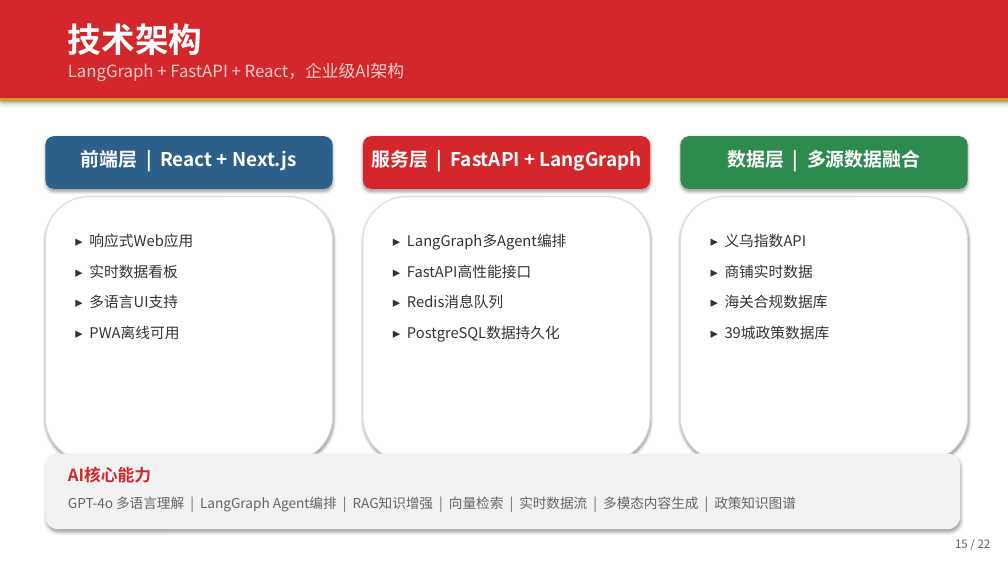
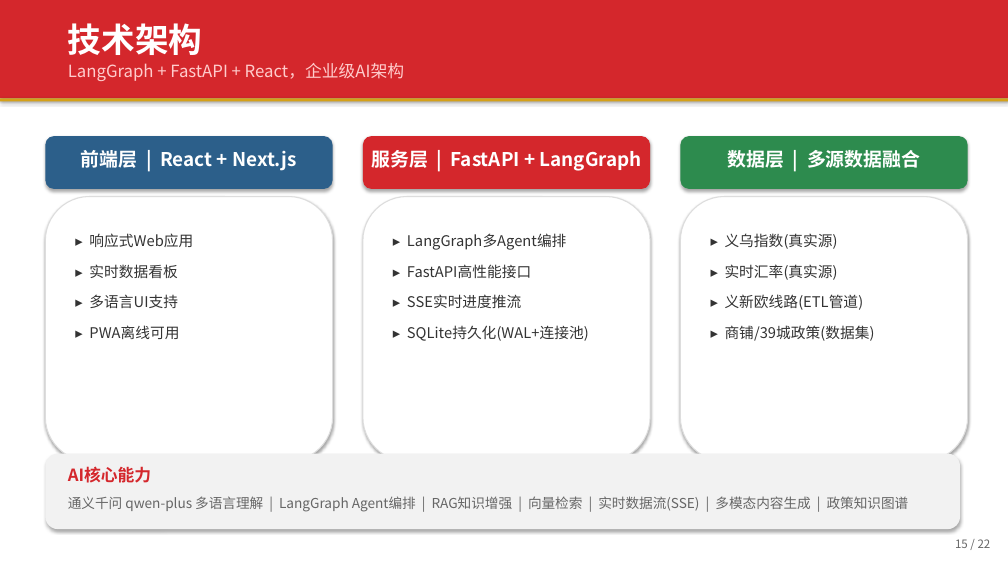
Before and after one commit to yigenfeng0707-netizen/yiwu-global-ai-agent, a slide deck: slide 15 of docs/路演PPT_V2.pptx. Drawn at 1008x567 pixels with LibreOffice and Linux fonts; fonts in the diff are those of the drawing. Boxes give left, top, right and bottom in pixels: in the first picture for what was removed or moved away, otherwise in the second. Text is boxed around its words. In the diff, an @@ line names an element or a change of style, - is before the commit and + after.

Commit message:
fix(P4): 路演PPT技术架构/财务口径对齐真实实现 + 演示视频合并为单片
PPT（generate_ppt.py → 路演PPT_V2.pptx，22页）：
- 技术架构页修正3处与真实实现不符的硬伤：GPT-4o→通义千问qwen-plus、
  PostgreSQL→SQLite(WAL+连接池)、删除不存在的Redis消息队列(改SSE实时推流)；
  数据层诚实化，区分真实源(义乌指数/汇率/义新欧ETL)与演示数据集
- 财务页副标题对齐SSOT：营收697.1万标为"预测/0→1验证中"、
  净利率分阶段60-72%、基准LTV/CAC≈24:1

演示视频：
- 新增 scripts/build_demo_video.py：3段1080p片段合并为单片
  OPC产品演示_合并版.mp4(46.4s, H.264+AAC, 保留原硬字幕/BGM)，
  加标题卡+结尾卡，结尾卡印线上demo链接(ms.show)
- 合并版为本地提交物（docs/videos/*.mp4 按项目约定 gitignore，直接上传赛方）

```diff
--- a/docs/路演PPT_V2.pptx
+++ b/docs/路演PPT_V2.pptx
@@ text at <box>725,233,875,341</box>: text changed @@
-▸ 义乌指数API
-▸ 商铺实时数据
-▸ 海关合规数据库
-▸ 39城政策数据库
+▸ 义乌指数(真实源)
+▸ 实时汇率(真实源)
+▸ 义新欧线路(ETL管道)
+▸ 商铺/39城政策(数据集)
@@ text at <box>452,325,588,341</box>: text changed @@
-▸ Redis消息队列
-▸ PostgreSQL数据持久化
+▸ SSE实时进度推流
+▸ SQLite持久化(WAL+连接池)
@@ text at <box>68,496,909,512</box>: text changed @@
-GPT-4o 多语言理解 | LangGraph Agent编排 | RAG知识增强 | 向量检索 | 实时数据流 | 多模态内容生成 | 政策知识图谱
+通义千问 qwen-plus 多语言理解 | LangGraph Agent编排 | RAG知识增强 | 向量检索 | 实时数据流(SSE) | 多模态内容生成 | 政策知识图谱
```
Also in this commit, not shown: 1 other slide changed, 2 other files.
